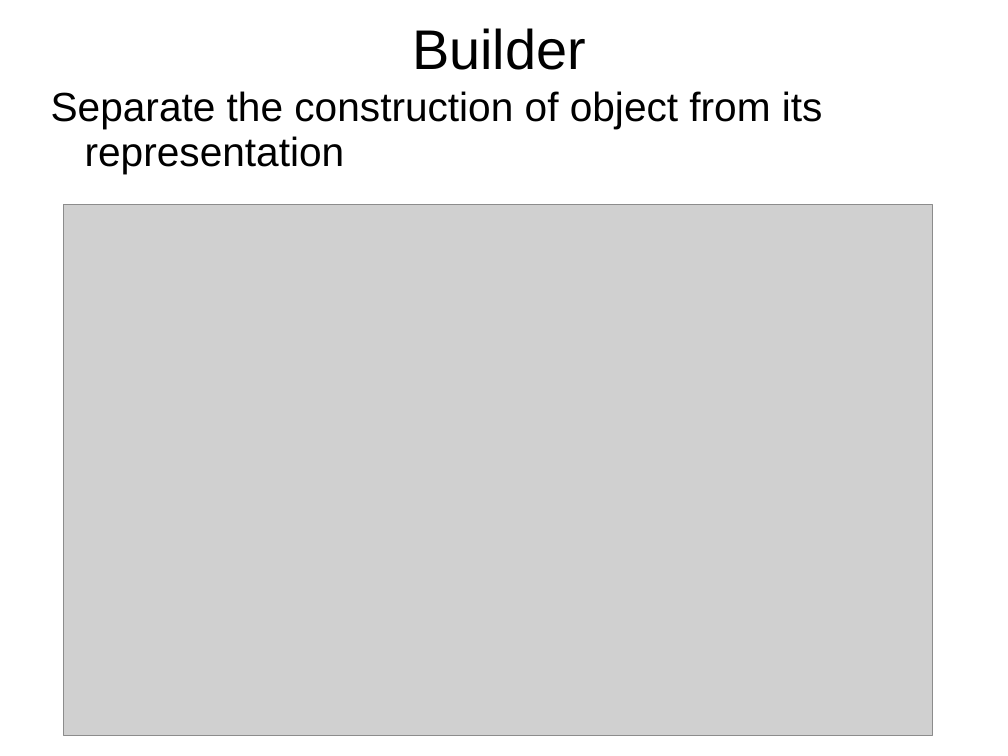
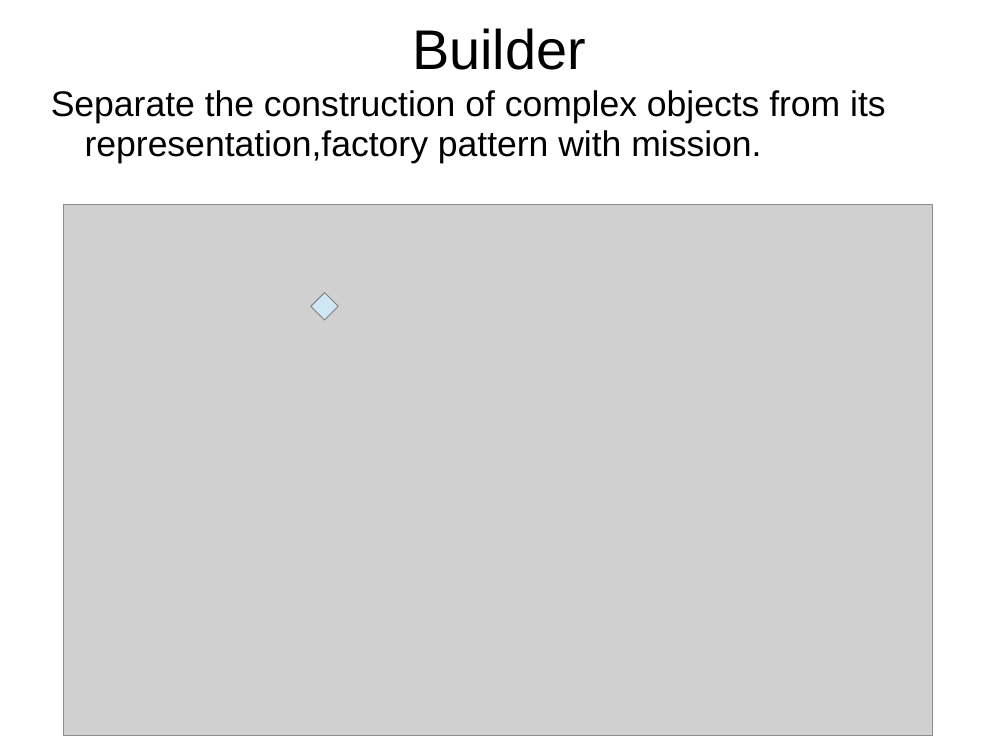
Before and after one commit to bpcrao/purnacode, a slide deck: slide 9 of ppts/Design Patterns by Example.ppt. Drawn at 1008x756 pixels with LibreOffice and Linux fonts; fonts in the diff are those of the drawing; grey boxes stand for pictures. Boxes give left, top, right and bottom in pixels: in the first picture for what was removed or moved away, otherwise in the second. Text is boxed around its words. In the diff, an @@ line names an element or a change of style, - is before the commit and + after.

```diff
--- a/ppts/Design Patterns by Example.ppt
+++ b/ppts/Design Patterns by Example.ppt
@@ text at (51,90,886,163): text changed; size 32 to 28 pt @@
-Separate the construction of object from its representation
+Separate the construction of complex objects from its representation,factory pattern with mission.
@@ diamond added at (311,293,338,320), fill #CFE7F5, outline #808080 0.74 pt @@
```
Also in this commit, not shown: 6 other slides changed.
